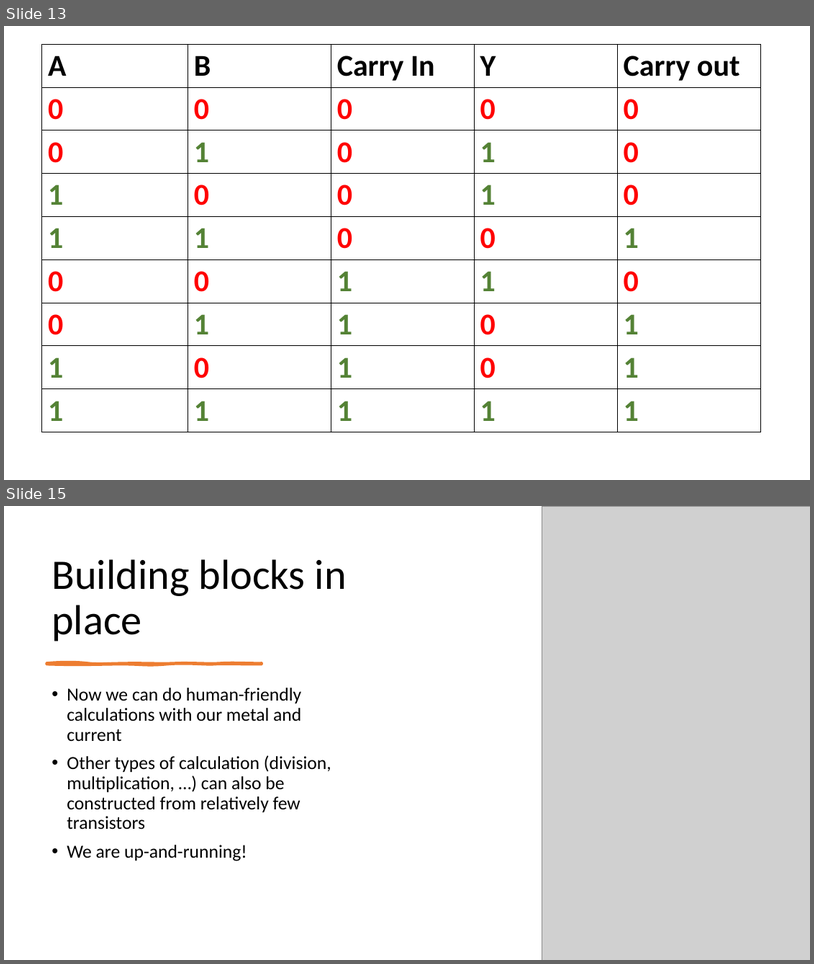
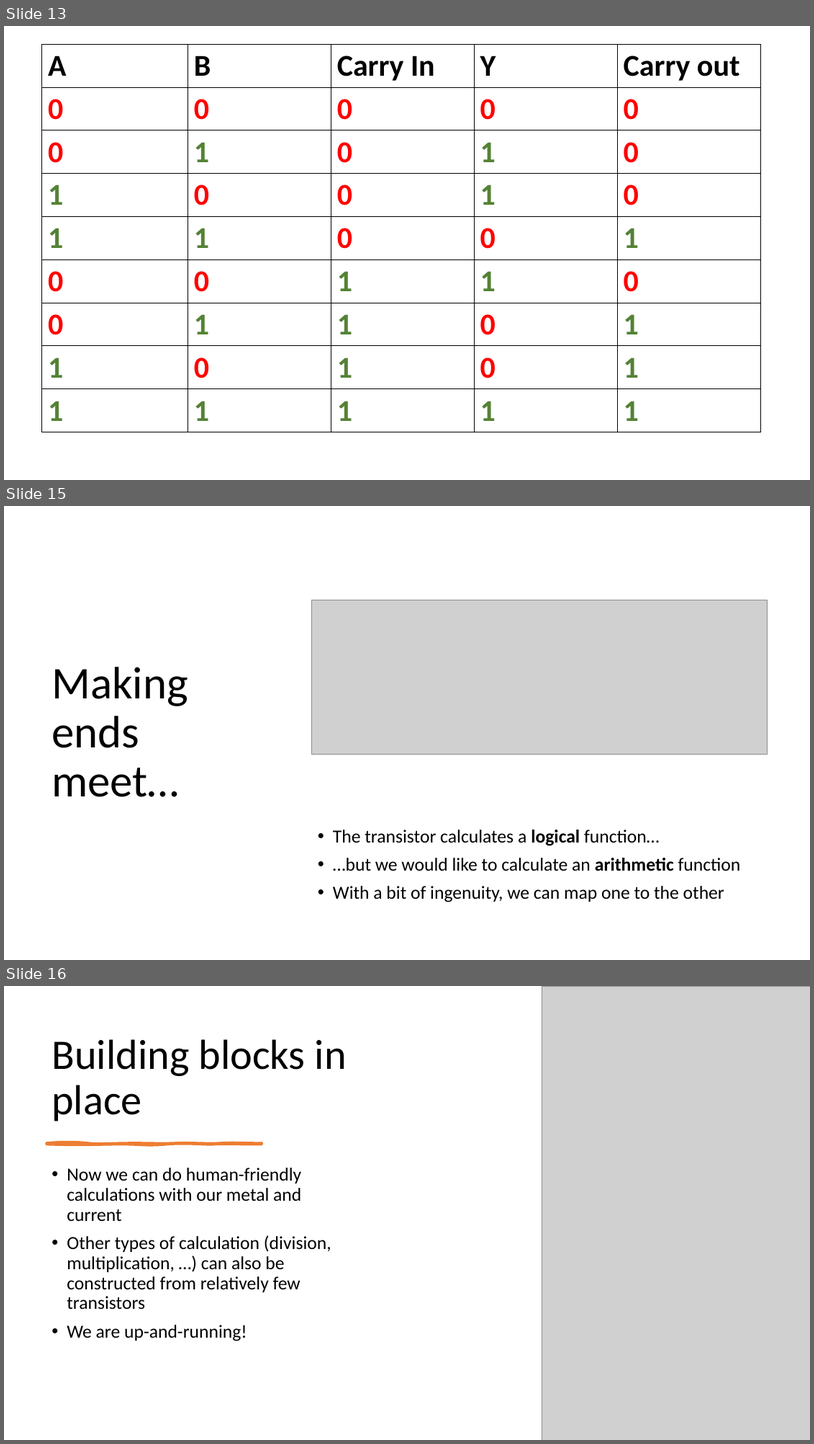
Before and after one commit to perslaursen/OOProg22, a slide deck: Chap/Start/Presentations/HW-Intro.pptx. Shown one above the other, each under a label of ours: slides 13 and 15 before the commit, slides 13, 15 and 16 after it; the slides between them are not shown. The pictures are 814x964 and 814x1444 pixels, drawn with LibreOffice and Linux fonts; fonts in the diff are those of the drawing; grey boxes stand for pictures. Boxes give left, top, right and bottom in pixels: in the first picture for what was removed or moved away, otherwise in the second. Text is boxed around its words. In the diff, an @@ line names an element or a change of style, - is before the commit and + after.

```diff
--- a/Chap/Start/Presentations/HW-Intro.pptx
+++ b/Chap/Start/Presentations/HW-Intro.pptx
@@ slide 15 added at (4, 506, 810, 960), background #FFFFFF @@
@@ picture added at (312, 600, 768, 754) @@
@@ title added at (52, 667, 188, 797), 54 pt, text #000000 @@
+Making ends meet…
@@ text added at (333, 829, 741, 902), 22 pt, text #000000 @@
+• The transistor calculates a logical function…
+• …but we would like to calculate an arithmetic function
+• With a bit of ingenuity, we can map one to the other
@@ what was slide 15 is now slide 16 @@
```
Also in this commit, not shown: 9 slides changed, 1 other slide added, 8 other files.
